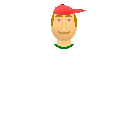
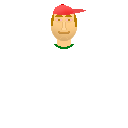
Layers edited between the first and the second (128, 128) image:
painted on "Ebene 3" over (x1=57, y1=17, x2=73, y2=23)
